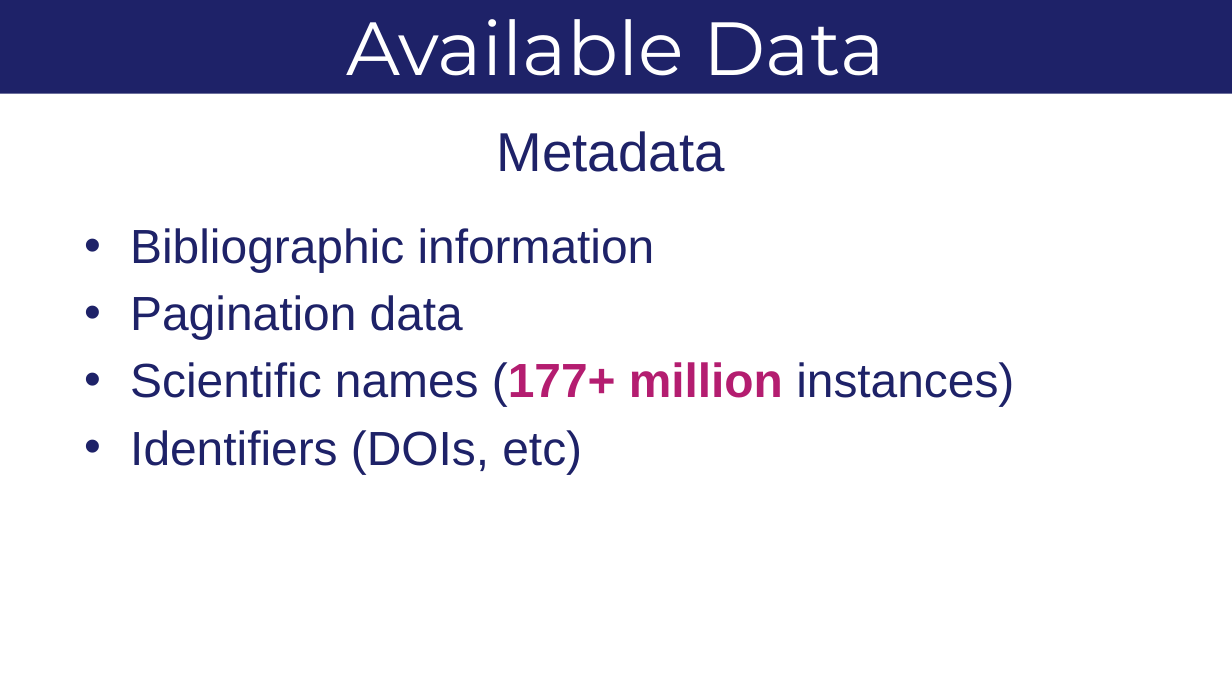
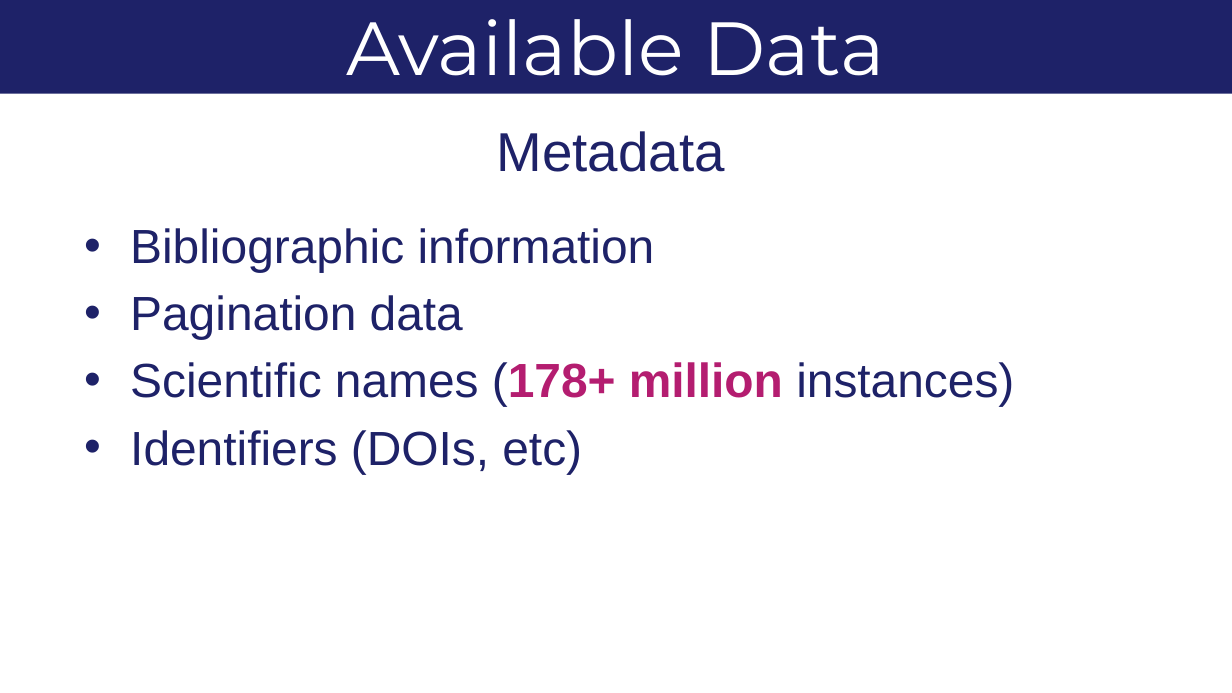
Before and after one commit to mlichtenberg/TDWG17, a slide deck: slide 5 of BallroomA_Wednesday_1100_Lichtenberg/BallroomA_Wednesday_1100_Lichtenberg.pptx. Drawn at 1232x693 pixels with LibreOffice and Linux fonts; fonts in the diff are those of the drawing; background and template pictures are left out. Boxes give left, top, right and bottom in pixels: in the first picture for what was removed or moved away, otherwise in the second. Text is boxed around its words. In the diff, an @@ line names an element or a change of style, - is before the commit and + after.

```diff
--- a/BallroomA_Wednesday_1100_Lichtenberg/BallroomA_Wednesday_1100_Lichtenberg.pptx
+++ b/BallroomA_Wednesday_1100_Lichtenberg/BallroomA_Wednesday_1100_Lichtenberg.pptx
@@ text at (130, 362, 1014, 407): text changed @@
-• Scientific names (177+ million instances)
+• Scientific names (178+ million instances)
```
Also in this commit, not shown: 2 other slides changed.
